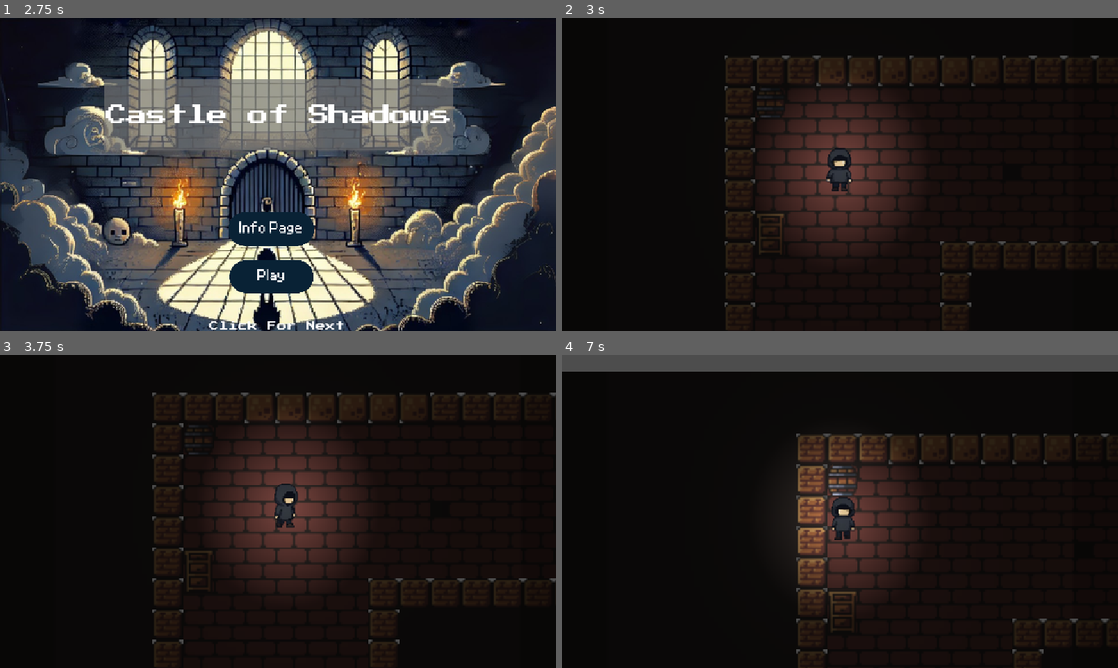
Above: before the commit, frames 1-4 (two rows, left to right).
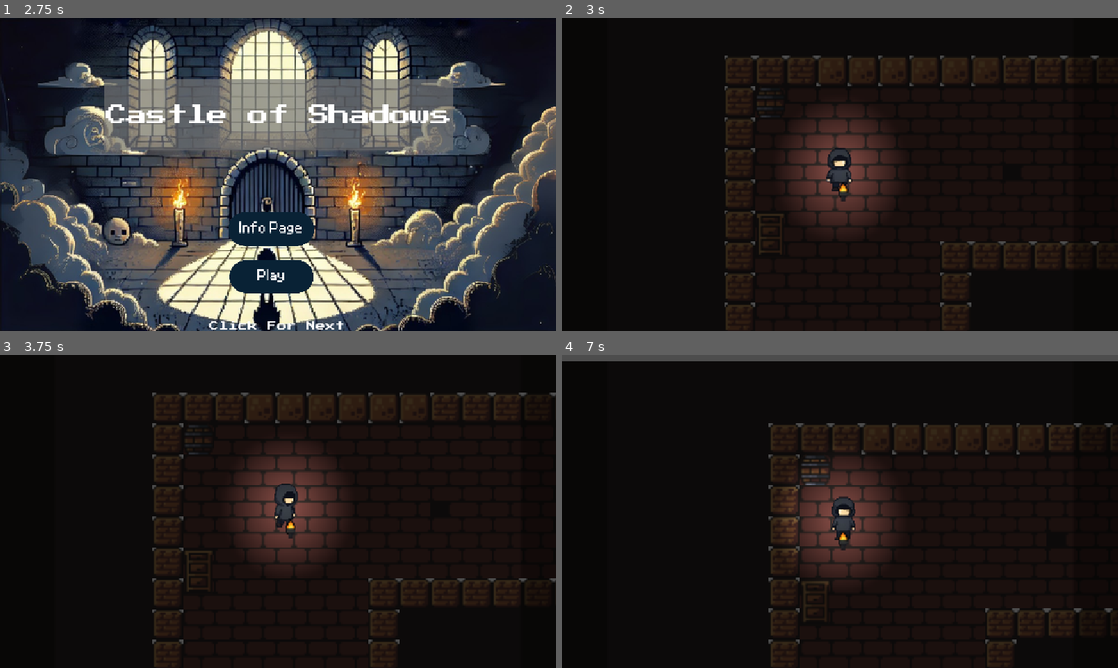
Above: after the commit, the same moments.

Repository: dreamtraveller1314/Castle-of-Shadows
Game: Godot game, scene res://front/front.tscn
The game is run twice, just before and just after one commit, with the same random seed, the same clock (stepped at 60 frames per second) and the same inputs.
Inputs (mouse positions are in pixels of both pictures, inside the frame that each line leads up to):
- Up to frame 1 (2.75 s): click (283, 174) at 0.5 s; tap Enter at 1.25 s; hold Right (ui_right) 1.28-2.03 s; tap Space at 2 s; hold Down (ui_down) from 2.03 s (still down)
- Up to frame 2 (3 s): release Down (ui_down) at 2.75 s; click (834, 277) at 2.75 s
- Up to frame 3 (3.75 s): tap Enter at 3.5 s; hold Right (ui_right) from 3.53 s (still down)
- Up to frame 4 (7 s): release Right (ui_right) at 4.28 s; hold Up (ui_up) 4.28-5.03 s; hold Left (ui_left) 5.03-6.53 s; hold Down (ui_down) from 6.53 s (still down)

Frame 1 is identical in both runs. In frame 2, 0.1% of the frame differs, in the area x 38-60%, y 34-65%; in frame 3, less than 0.1%; in frame 4, 13%, in the area x 0-100%, y 2-100%.

Commit message:
level 2 overall

Diff:
--- a/level 2/level 2.tscn
+++ b/level 2/level 2.tscn
@@ -269,8 +269,8 @@
 sources/1 = SubResource("TileSetAtlasSource_re6nh")
 
 [sub_resource type="Gradient" id="Gradient_xq4vo"]
-offsets = PackedFloat32Array(0, 0.279202, 0.512821)
-colors = PackedColorArray(1, 1, 1, 1, 0.0819238, 0.0819238, 0.0819238, 1, 0.0447761, 0.0447761, 0.0447761, 1)
+offsets = PackedFloat32Array(0, 0.205128)
+colors = PackedColorArray(1, 1, 1, 1, 0.0819238, 0.0819238, 0.0819238, 1)
 
 [sub_resource type="GradientTexture2D" id="GradientTexture2D_p4j8j"]
 gradient = SubResource("Gradient_xq4vo")
@@ -358,6 +358,9 @@
 "speed": 5.0
 }]
 
+[sub_resource type="RectangleShape2D" id="RectangleShape2D_olhh4"]
+size = Vector2(37, 86)
+
 [node name="level2" type="Node2D"]
 position = Vector2(-736, -769)
 script = ExtResource("1_olhh4")
@@ -370,6 +373,7 @@
 tile_set = SubResource("TileSet_d6hbq")
 
 [node name="special chest" parent="." instance=ExtResource("3_xqt82")]
+visible = false
 modulate = Color(0.156863, 0.156863, 0.156863, 1)
 position = Vector2(1465, 1252)
 script = ExtResource("4_4btd0")
@@ -407,7 +411,7 @@
 [node name="PointLight2D" type="PointLight2D" parent="player"]
 position = Vector2(1.99997, 0)
 scale = Vector2(0.275803, 0.30708)
-energy = 6.0
+energy = 7.0
 texture = SubResource("GradientTexture2D_p4j8j")
 texture_scale = 35.17
 
@@ -417,6 +421,10 @@
 scale = Vector2(1.63158, 1.63158)
 sprite_frames = SubResource("SpriteFrames_m8ahx")
 animation = &"new_animation_1"
+
+[node name="CollisionShape2D" type="CollisionShape2D" parent="player"]
+position = Vector2(0.5, 0)
+shape = SubResource("RectangleShape2D_olhh4")
 
 [node name="Camera2D" type="Camera2D" parent="player"]
 position = Vector2(2, 11)
--- a/level 2/level_2.gd
+++ b/level 2/level_2.gd
@@ -34,12 +34,11 @@
 	$player/Camera2D/Panel.visible = false
 	$player/Camera2D/LineEdit.visible = false
 	$player/Camera2D/LineEdit2.visible = false
-	$player/torch.visible = false
 	pass # Replace with function body.
 
 # Called every frame. 'delta' is the elapsed time since the previous frame.
 func _process(delta: float) -> void:
-	if chest_opened > 3:
+	if chest_opened > 2:
 		$door.setdoor(true)
 	pass
 
Not shown: 1 places in level 2/level 2.tscn that only renumber resources
